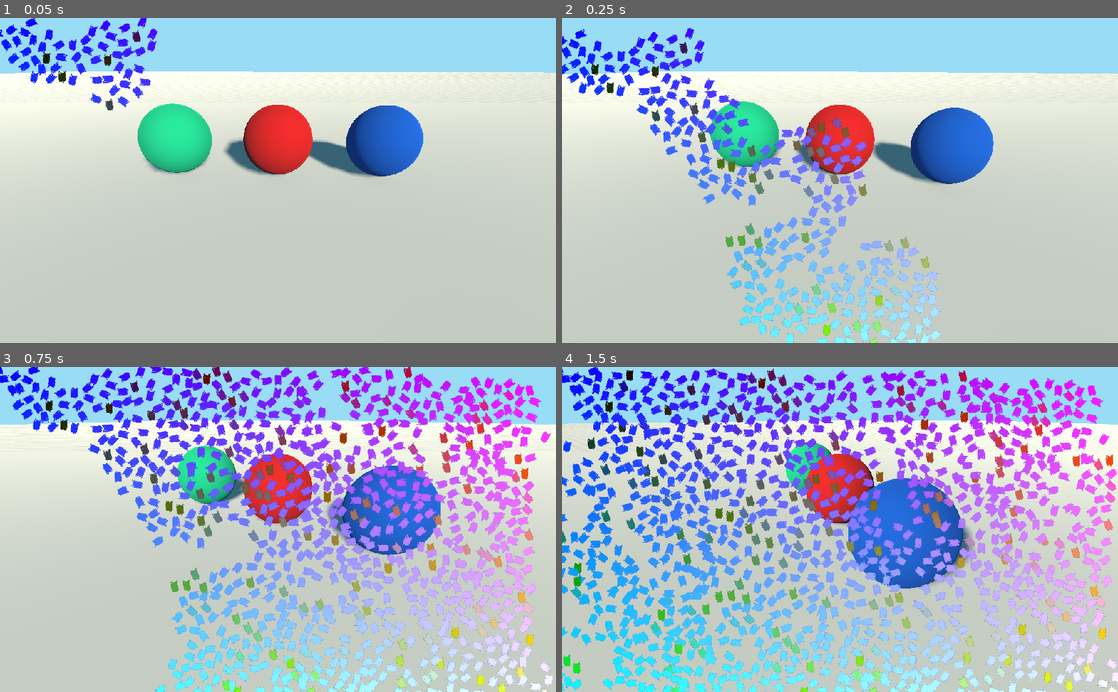
Above: before the commit, frames 1-4 (two rows, left to right).
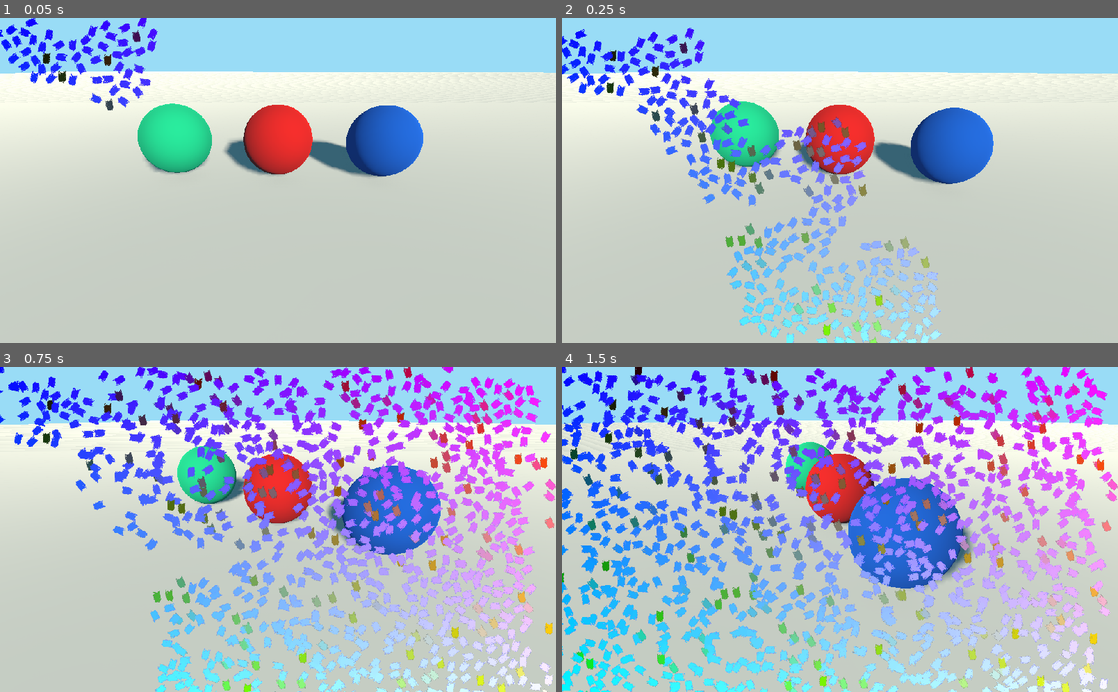
Above: after the commit, the same moments.

Repository: matthewkurnia/schmid
Game: Godot game, scene res://src/renderer/Renderer.tscn
Two runs of this game, one before a commit and one after it. Both use one fixed random seed, a clock stepped at 60 frames per second and the inputs below. The project has no main scene, so this scene is started directly.
Inputs:
- Up to frame 1 (0.05 s): no input
- Up to frame 2 (0.25 s): no input
- Up to frame 3 (0.75 s): no input
- Up to frame 4 (1.5 s): no input

Frame 1 is identical in both runs. In frame 2, less than 0.1% of the frame differs, in the area x 5-10%, y 9-18%; in frame 3, 21%; in frame 4, 46%, in the area x 0-100%, y 0-100%.

Commit message:
fixed: stroke clumping

Diff:
--- a/src/renderer/Renderer.tscn
+++ b/src/renderer/Renderer.tscn
@@ -58,6 +58,7 @@
 uniform sampler2D source;
 uniform sampler2D depth_motion;
 uniform sampler2D raw_position_data;
+uniform sampler2D stroke_output;
 
 const float PI = 3.14159;
 
@@ -135,16 +136,17 @@
 	TRANSFORM[3].xy += stroke_velocity;
 	float displacement = length(TRANSFORM[3].xy - position);
 
-	if (displacement > 60.0) {
+	if (displacement > 80.0 * (0.5 + 0.5 * rand_from_seed(alt_seed))) {
 		CUSTOM.w = 0.0;
 	}
+	CUSTOM.w -= 0.01 * (1.0 + rand_from_seed(alt_seed));
 }
 "
 
 [sub_resource type="ViewportTexture" id=8]
 viewport_path = NodePath("Compositor/DepthMotion")
 
-[sub_resource type="Image" id=11]
+[sub_resource type="Image" id=13]
 data = {
 "data": PoolByteArray( 23, 166, 12, 61, 214, 20, 187, 60, 0, 0, 128, 63, 0, 0, 128, 63, 196, 223, 53, 61, 158, 109, 103 …(70525 unchanged characters)…
 "format": "RGBAFloat",
Not shown: 1 places in src/renderer/Renderer.tscn that only renumber resources
